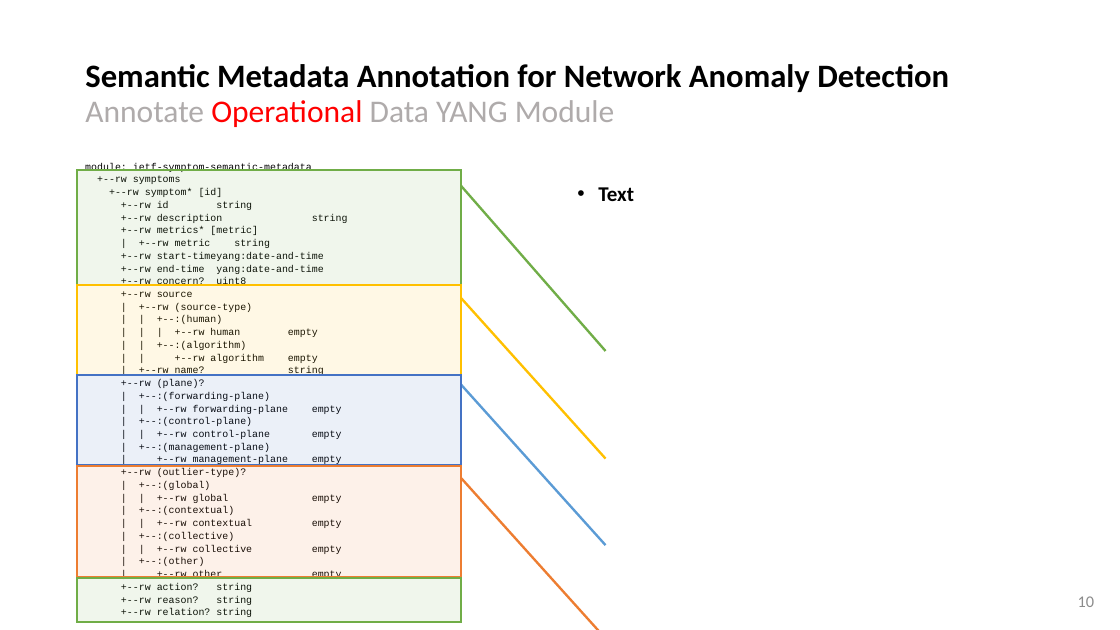
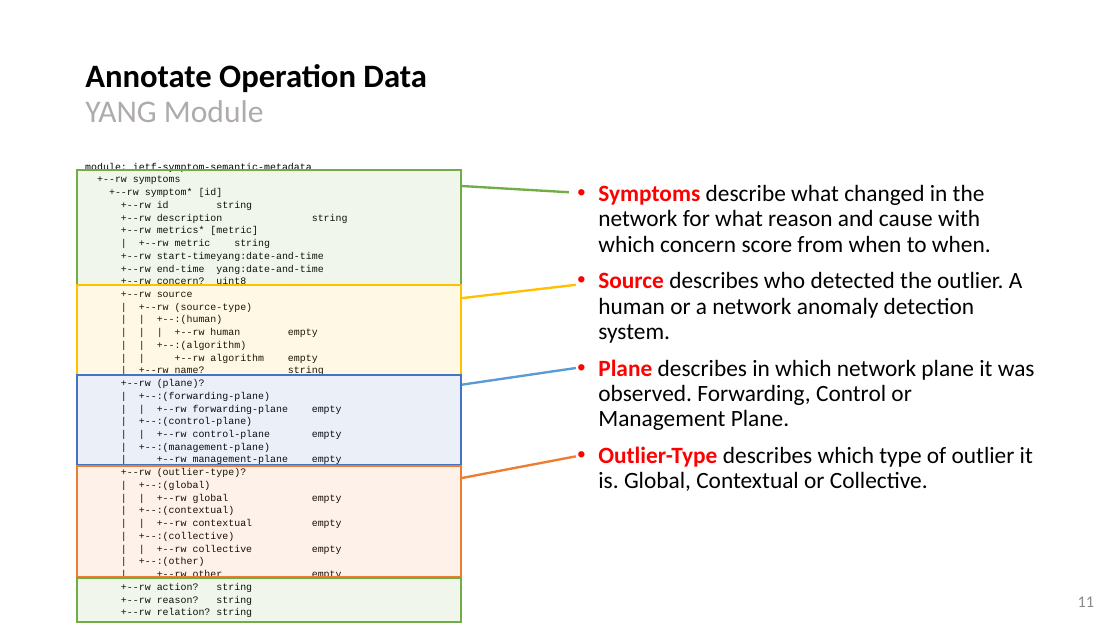
Before and after one commit to network-analytics/ietf-network-analytics-document-status, a slide deck: slide 11 of 118/NMRG/draft-netana-opsawg-nmrg-network-anomaly-semantics-01.pptx (slide 10 before the commit). Drawn at 1120x630 pixels with LibreOffice and Linux fonts; fonts in the diff are those of the drawing. Boxes give left, top, right and bottom in pixels: in the first picture for what was removed or moved away, otherwise in the second. Text is boxed around its words. In the diff, an @@ line names an element or a change of style, - is before the commit and + after.

```diff
--- a/118/NMRG/draft-netana-opsawg-nmrg-network-anomaly-semantics-01.pptx
+++ b/118/NMRG/draft-netana-opsawg-nmrg-network-anomaly-semantics-01.pptx
@@ title at [85, 64, 426, 122]: text changed @@
-Semantic Metadata Annotation for Network Anomaly Detection
-Annotate Operational Data YANG Module
+Annotate Operation Data
+YANG Module
@@ line moved from (461, 186) - (606, 351) to (461, 186) - (569, 192) @@
@@ text at [598, 184, 1035, 491]: text changed; size 18 to 20 pt; bold off @@
-• Text
+• Symptoms describe what changed in the network for what reason and cause with which concern score from when to when.
+• Source describes who detected the outlier. A human or a network anomaly detection system.
+• Plane describes in which network plane it was observed. Forwarding, Control or Management Plane.
+• Outlier-Type describes which type of outlier it is. Global, Contextual or Collective.
@@ line moved from (461, 298) - (606, 459) to (461, 298) - (576, 285) @@
@@ line moved from (461, 385) - (606, 545) to (461, 385) - (576, 368) @@
@@ line moved from (461, 478) - (606, 630) to (461, 478) - (576, 456) @@
@@ page number at [1078, 596, 1095, 607]: text changed @@
-10
+11
```
Also in this commit, not shown: 10 other slides changed, 1 slide added, 2 other files.
